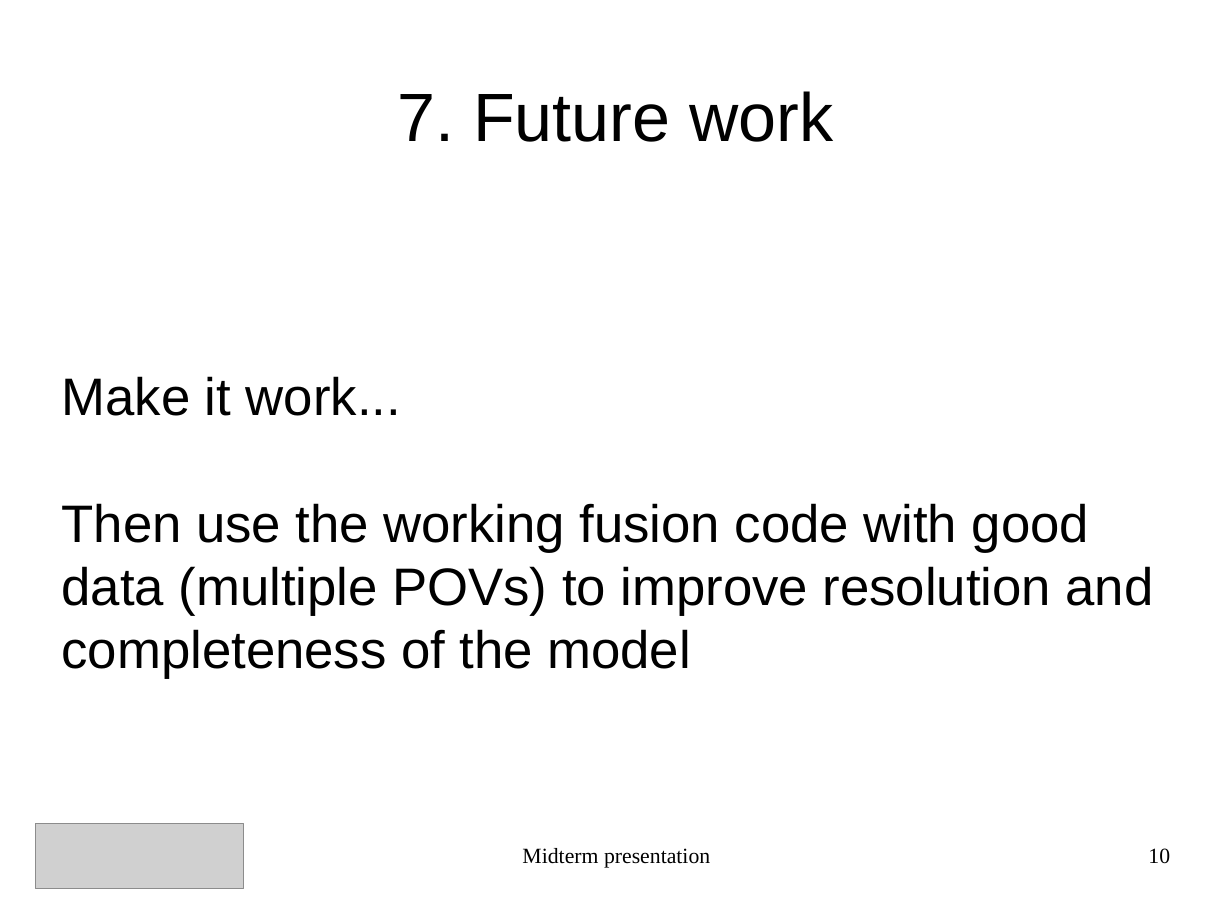
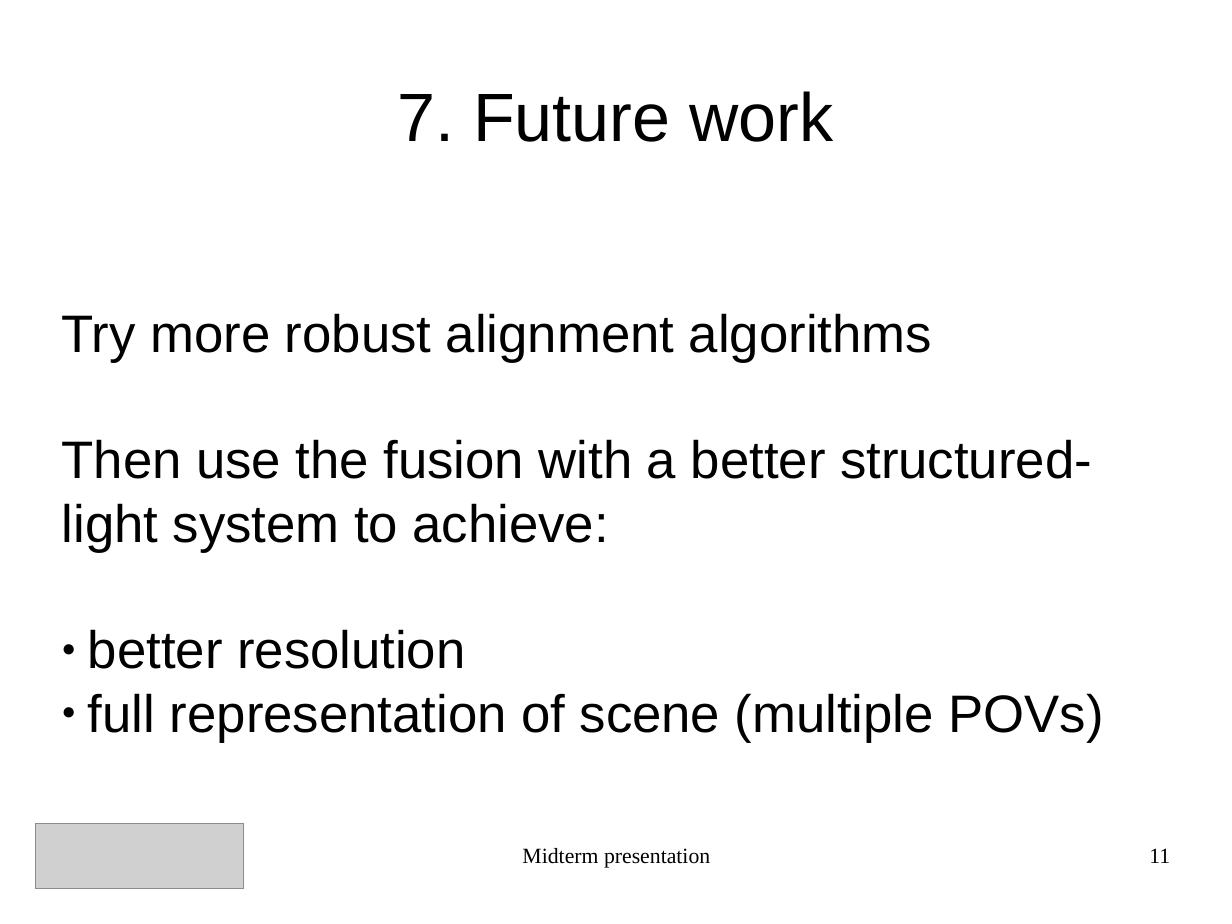
Before and after one commit to AlexVeuthey/KinectFusion, a slide deck: slide 11 of presentation/presentation.odp (slide 10 before the commit). Drawn at 1232x924 pixels with LibreOffice and Linux fonts; fonts in the diff are those of the drawing; grey boxes stand for pictures. Boxes give left, top, right and bottom in pixels: in the first picture for what was removed or moved away, otherwise in the second. Text is boxed around its words. In the diff, an @@ line names an element or a change of style, - is before the commit and + after.

```diff
--- a/presentation/presentation.odp
+++ b/presentation/presentation.odp
@@ subtitle at (x1=62, y1=313, x2=1104, y2=742): text changed @@
-Make it work...
-Then use the working fusion code with good data (multiple POVs) to improve resolution and completeness of the model
+Try more robust alignment algorithms
+Then use the fusion with a better structured-light system to achieve:
+● better resolution
+● full representation of scene (multiple POVs)
@@ page number at (x1=1149, y1=848, x2=1170, y2=863): text changed @@
-10
+11
```
Also in this commit, not shown: 8 other slides changed, 2 slides added, 1 slide removed, 10 other files.
